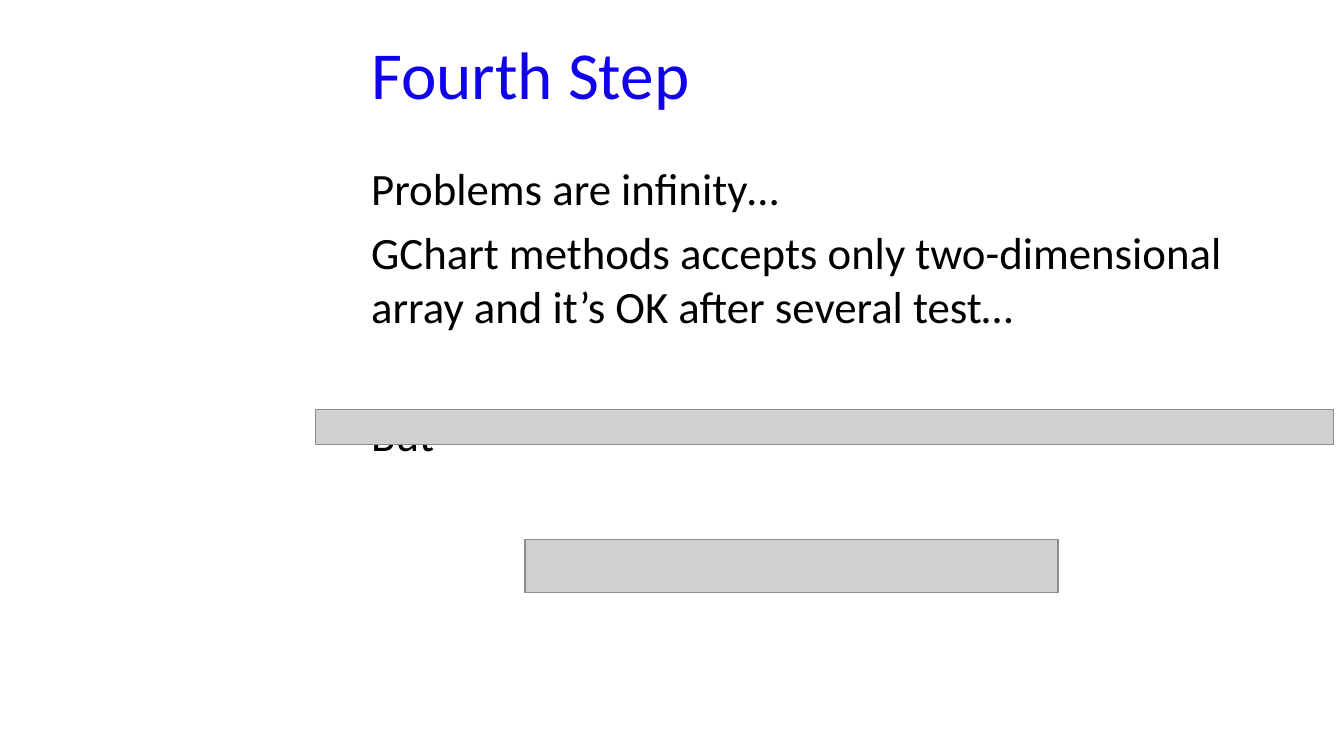
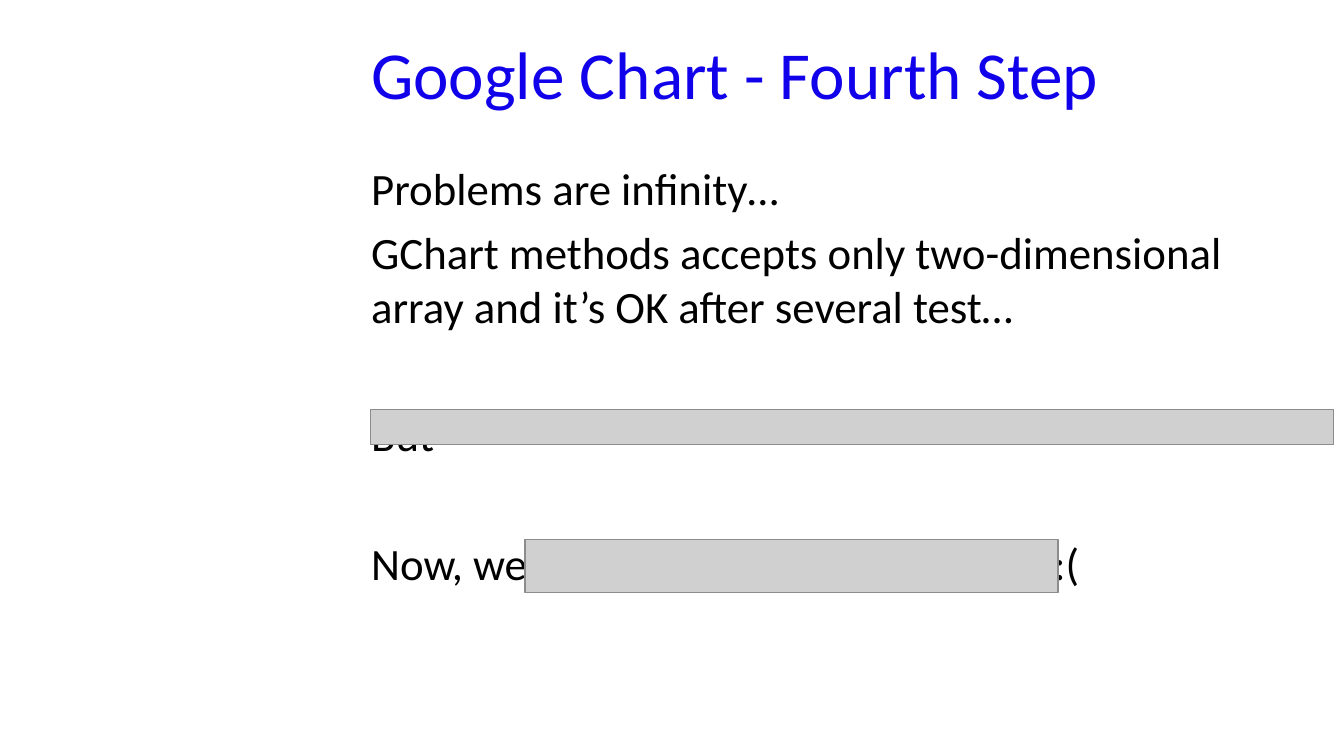
Before and after one commit to GabriM97/CryptoWolf, a slide deck: slide 24 of Student Presentation/Student_Presentation.odp (slide 23 before the commit). Drawn at 1344x756 pixels with LibreOffice and Linux fonts; fonts in the diff are those of the drawing; grey boxes stand for pictures; background and template pictures are left out. Boxes give left, top, right and bottom in pixels: in the first picture for what was removed or moved away, otherwise in the second. Text is boxed around its words. In the diff, an @@ line names an element or a change of style, - is before the commit and + after.

```diff
--- a/Student Presentation/Student_Presentation.odp
+++ b/Student Presentation/Student_Presentation.odp
@@ title at (x1=371, y1=52, x2=1098, y2=111): text changed @@
-Fourth Step
+Google Chart - Fourth Step
@@ picture resized from (x1=316, y1=410, x2=1333, y2=445) to (x1=371, y1=410, x2=1335, y2=445) @@
@@ text at (x1=371, y1=537, x2=1044, y2=592): paragraph added @@
+Now, we have a format data problem :(
```
Also in this commit, not shown: 17 other slides changed, 4 slides added, 3 slides removed, 5 other files.
